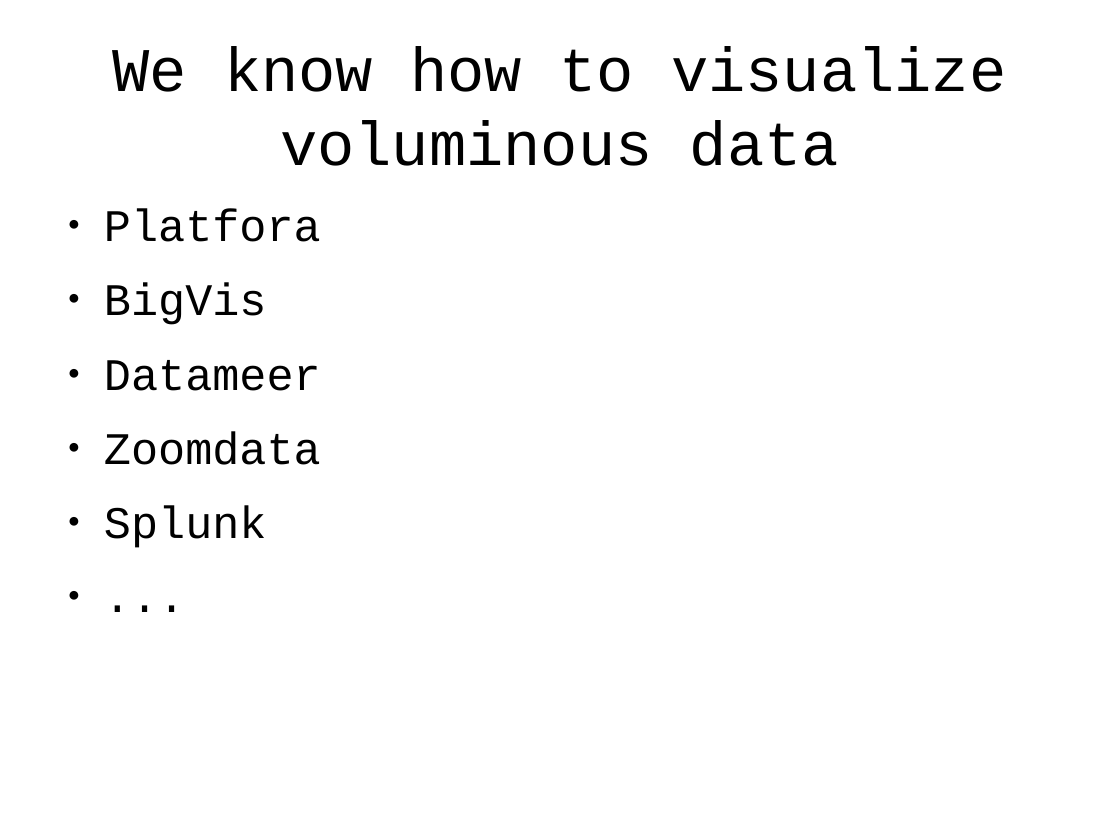
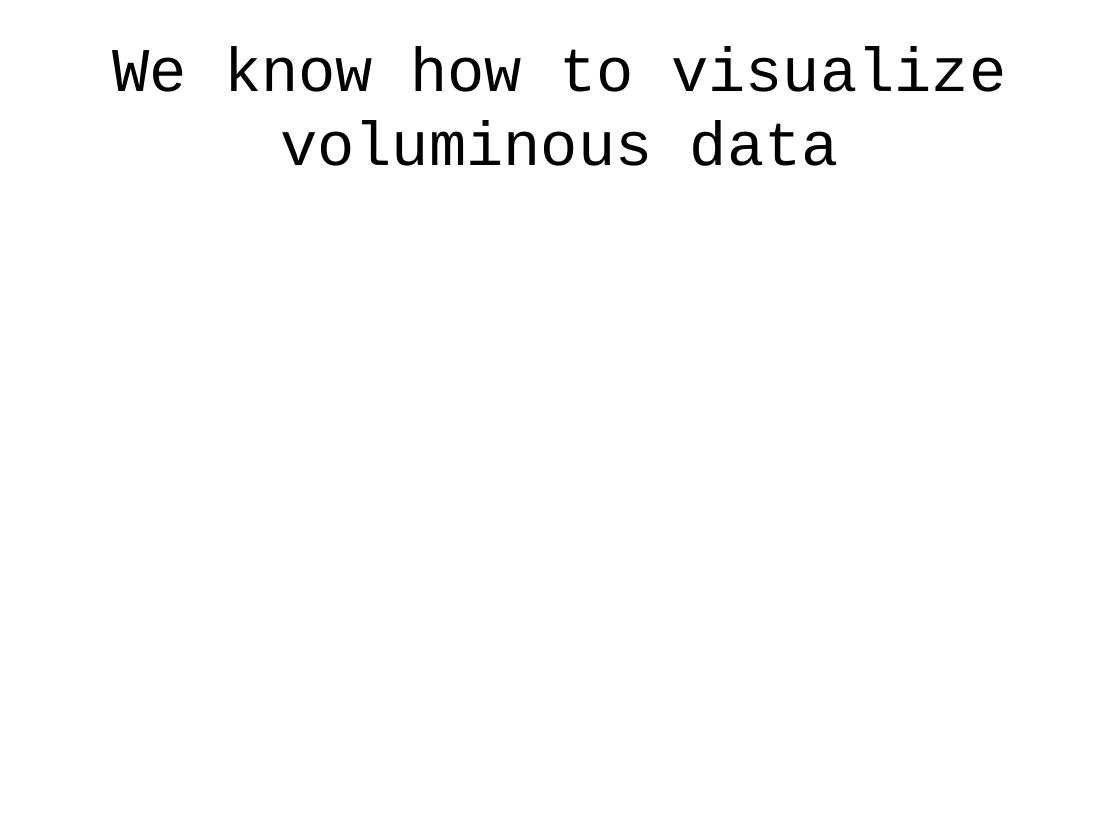
Before and after one commit to tlevine/gastronomification-big-data-talk, a slide deck: slide 12 of big-senses.odp (slide 10 before the commit). Drawn at 1120x840 pixels with LibreOffice and Linux fonts; fonts in the diff are those of the drawing; background and template pictures are left out. Boxes give left, top, right and bottom in pixels: in the first picture for what was removed or moved away, otherwise in the second. Text is boxed around its words. In the diff, an @@ line names an element or a change of style, - is before the commit and + after.

```diff
--- a/big-senses.odp
+++ b/big-senses.odp
@@ text removed at (x1=104, y1=209, x2=321, y2=548) @@
-● Platfora
-● BigVis
-● Datameer
-● Zoomdata
-● Splunk
-● ...
```
Also in this commit, not shown: 2 slides added.
